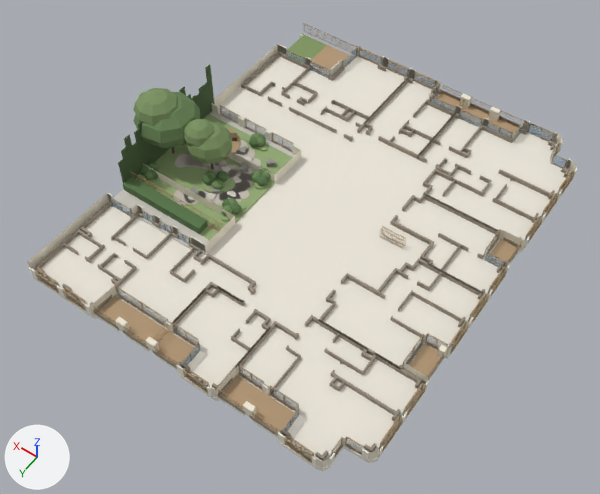
An edit to the glTF model assets/data/miasto/p1c.glb, drawn before and after from the same camera.
Rendered twice from a 50 mm lens placed at (-26.4, 38.8, 59.9), pointed at (-1.3, 3.7, 4.8). The lights are fixed; the arrows at lower left show +X, +Y and +Z. The first picture is the older version. Vertices at exactly the same position are counted once.
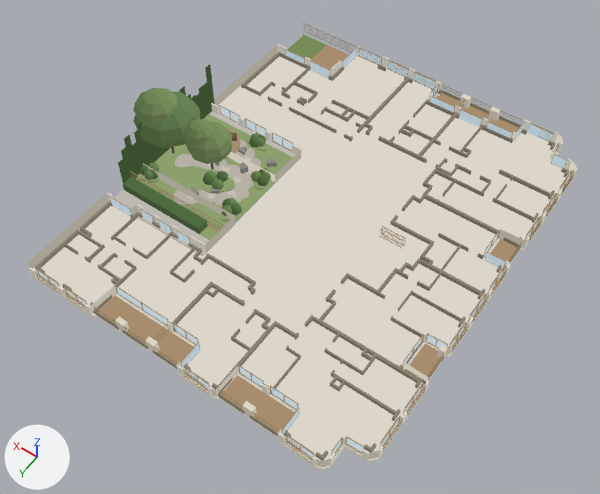
What differs and where, as boxes (x1, y1, x2, y2) in the pictures (600 x 494 px):
'Mesh_0', recoloured: (27, 35, 577, 471) in both
part 1 of me_mesh_0, recoloured: (27, 35, 577, 471) in both
part 2 of me_mesh_0, recoloured: (35, 35, 575, 463) in both

The change, as a list of edits to the scene's bpy script:
```text
Change mat_material_0:
    remove # nodes: BsdfPrincipled, OutputMaterial, VertexColor
    nodes: BsdfTransparent, Emission, LightPath, MixShader, OutputMaterial, VertexColor
Change mat_material_1:
    remove # nodes: BsdfPrincipled, Math, Mix, OutputMaterial, VertexColor
    remove # colours: light grey #adbfcb, mixed with the vertex colours
    nodes: BsdfTransparent, Emission, LightPath, Math, MixShader x2, OutputMaterial, VertexColor
Change me_mesh_0:
    where me_mesh_0.from_pydata(...)  # 17685 vertices, 25809 faces; spans x -16.8..17.3, y -20.1..18.9, z 4.5..12.1
    used by ob_mesh_0; location = (0.0, 0.0, 0.0)
    me_mesh_0 part 1: 3175 faces centred in x -16.8..15.1, y -20.1..18.9, z 4.5..6.1 are repainted in the vertex colours; the middle colour goes from light grey #d6d0c4 to grey #aba79d
    me_mesh_0 part 2: 22634 faces centred in x -16.8..17.0, y -20.1..18.9, z 4.9..11.9 are repainted in the vertex colours; the middle colour goes from brown #b0946c to dark yellow #7c7756
```
